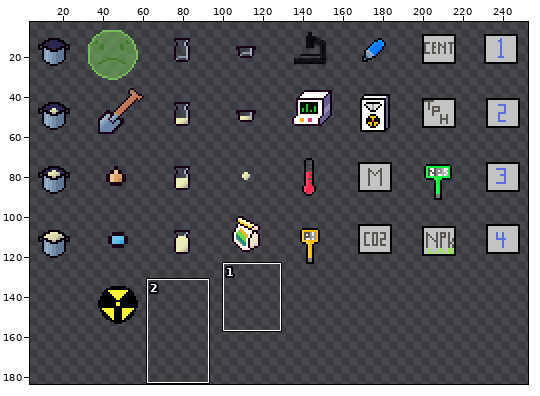
Two versions of one sprite sheet, assets/placeholder/instruments1.png. The first picture is a wide view before the edit; the outline marks the close-up.
Close-up. First the earlier version:
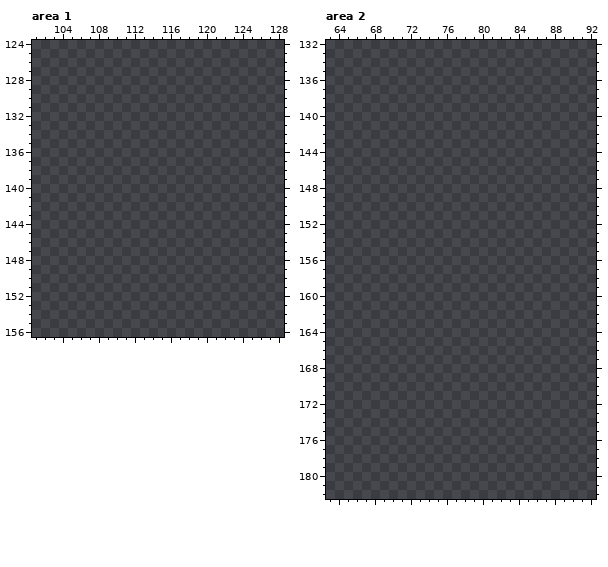
The file is 256x256 pixels. Pixels under 10% opacity are left out. Colours within 5 levels of each other are drawn and written as one. Shown: area 1: x 101..128, y 124..156; area 2: x 63..92, y 132..182. The wide view leaves out empty margins.
And afterwards:
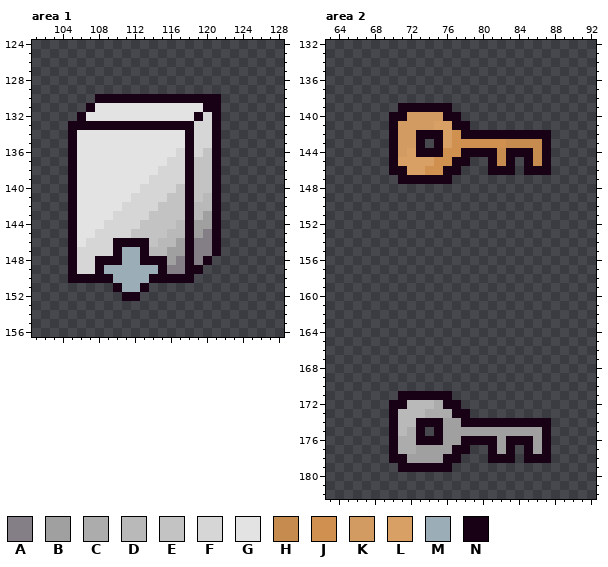
Palette (. is transparent): A #847e87  B #a0a0a0  C #acacac  D #b9b9b9  E #c3c3c3  F #d6d6d6  G #e3e3e3  H #c68b4f  J #d09150  K #d29b62  L #d9a066  M #9badb7  N #180015
Edits made:
Changed rows in their new state; - is an unchanged pixel.
Area 1:
first column x 105:
130 ---NNNNNNNNNNNNNN
131 --NGGGGGGGGGGGGNN
132 -NGGGGGGGGGGGGNFN
133 NNNNNNNNNNNNNNFFN
134 NGGGGGGGGGGGGNFFN
135 NGGGGGGGGGGGGNFFN
136 NGGGGGGGGGGGFNFEN
137 NGGGGGGGGGGFFNEEN
138 NGGGGGGGGGFFFNEEN
139 NGGGGGGGGFFFFNEEN
140 NGGGGGGGFFFFENEEN
141 NGGGGGGFFFFEENEDN
142 NGGGGGFFFFEEENDDN
143 NGGGGFFFFEEEENDBN
144 NGGGFFFFEEEEDNBBN
145 NGGFFFFEEEEDDNBAN
146 NGFFFNNNNEDDBNAAN
147 NFFFFNMMNDDBBNAAN
148 NFFNNNMMNNNBANAN-
149 NFFNMMMMMMNAANN--
150 NNNNNMMMMNNNNN---
151 -----NMMN--------
152 ------NN---------
Area 2:
first column x 70:
139 -NNNNNN-----------
140 NNKKKKNN----------
141 NKKKKLLNN---------
142 NKKNNNLJNNNNNNNNNN
143 NKKN-NLJJJJJJHHHHN
144 NKLNNNJJNNNNHNNNHN
145 NLLLLJJNN--NHN-NHN
146 NNLLJJNN---NNN-NNN
147 -NNNNNN-----------
first column x 70:
171 -NNNNNN-----------
172 NNDDDCNN----------
173 NDDDCCCNN---------
174 NDDNNNBBNNNNNNNNNN
175 NDCN-NBBBBBBBBBBBN
176 NCCNNNBBNNNNBNNNBN
177 NCCBBBBNN--NBN-NBN
178 NNBBBBNN---NNN-NNN
179 -NNNNNN-----------
